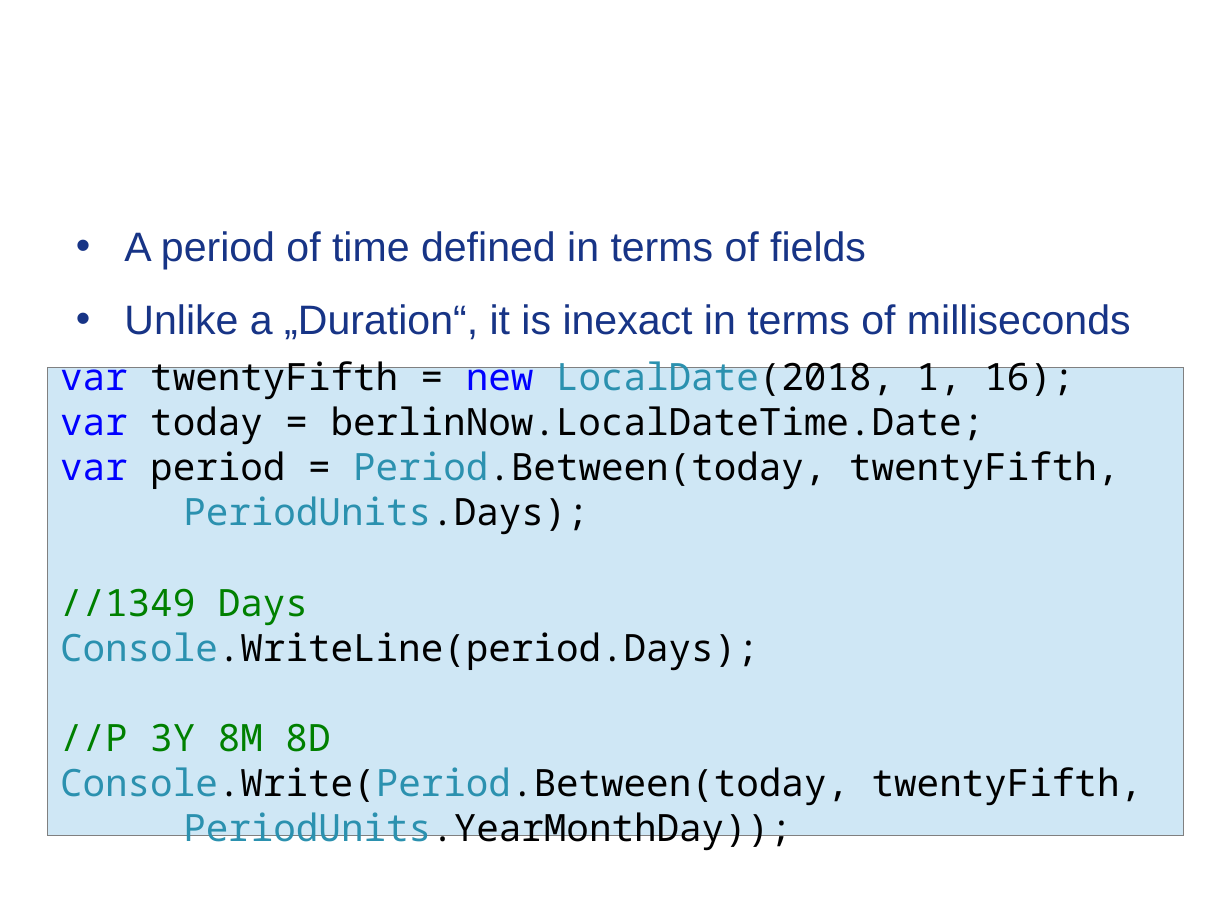
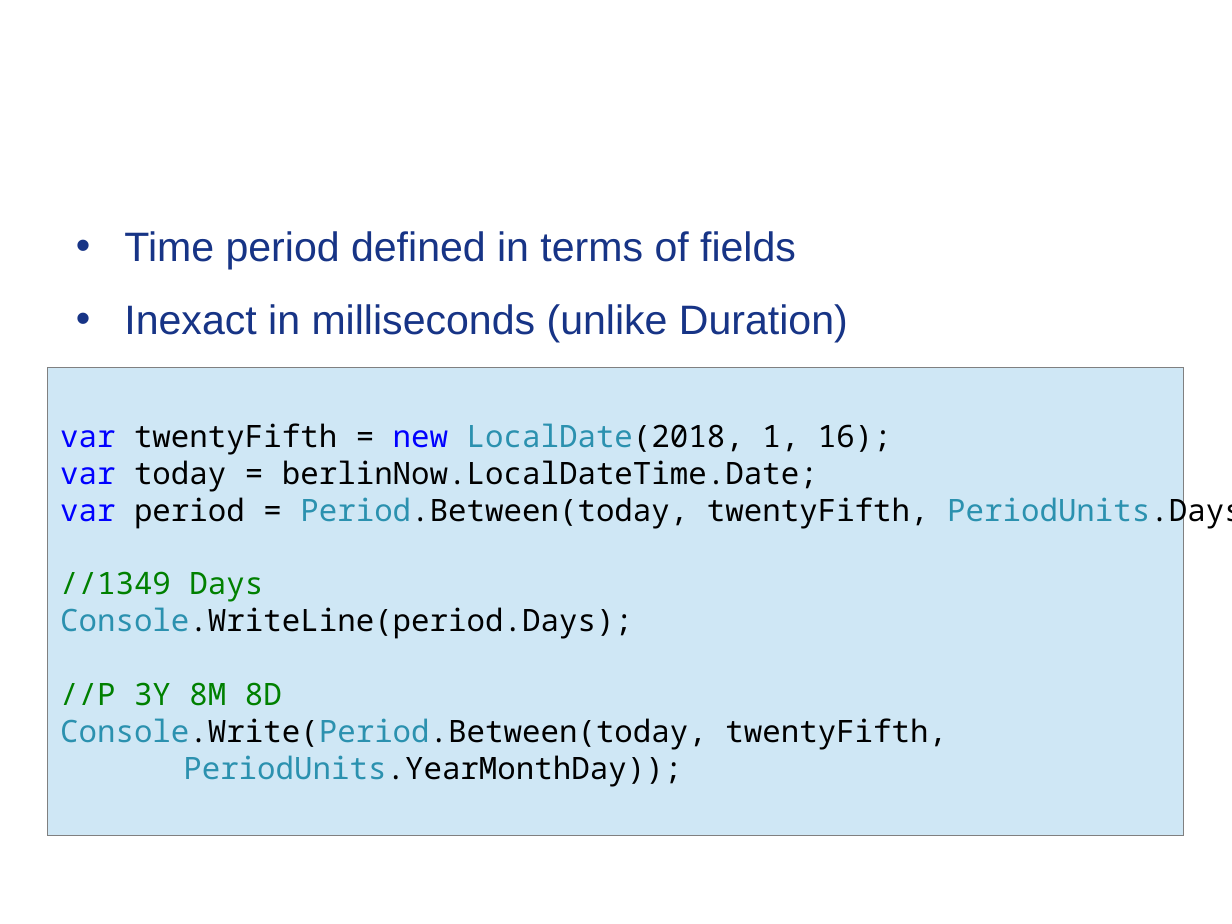
Before and after one commit to Timothep/MarathonWOShoes, a slide deck: slide 13 of BarefootMarathon.odp (slide 14 before the commit). Drawn at 1232x924 pixels with LibreOffice and Linux fonts; fonts in the diff are those of the drawing; background and template pictures are left out. Boxes give left, top, right and bottom in pixels: in the first picture for what was removed or moved away, otherwise in the second. Text is boxed around its words. In the diff, an @@ line names an element or a change of style, - is before the commit and + after.

Commit message:
Noda

```diff
--- a/BarefootMarathon.odp
+++ b/BarefootMarathon.odp
@@ text at (124, 231, 848, 342): text changed @@
-• A period of time defined in terms of fields
-• Unlike a „Duration“, it is inexact in terms of milliseconds
+• Time period defined in terms of fields
+• Inexact in milliseconds (unlike Duration)
@@ text in rectangle at (60, 423, 947, 787): size 22 to 18 pt in "var twentyFifth = new LocalDate(2018, 1, 16);", "var today = berlinNow.LocalDateTime.Date;", "//1349 Days", "Console.WriteLine(period.Days);" and 3 more places @@
@@ text in rectangle at (60, 492, 1232, 529): text changed; size 22 to 18 pt @@
-var period = Period.Between(today, twentyFifth,
-PeriodUnits.Days);
+var period = Period.Between(today, twentyFifth, PeriodUnits.Days);
```
Also in this commit, not shown: 10 other slides changed, 2 slides added, 5 slides removed, 4 other files.
